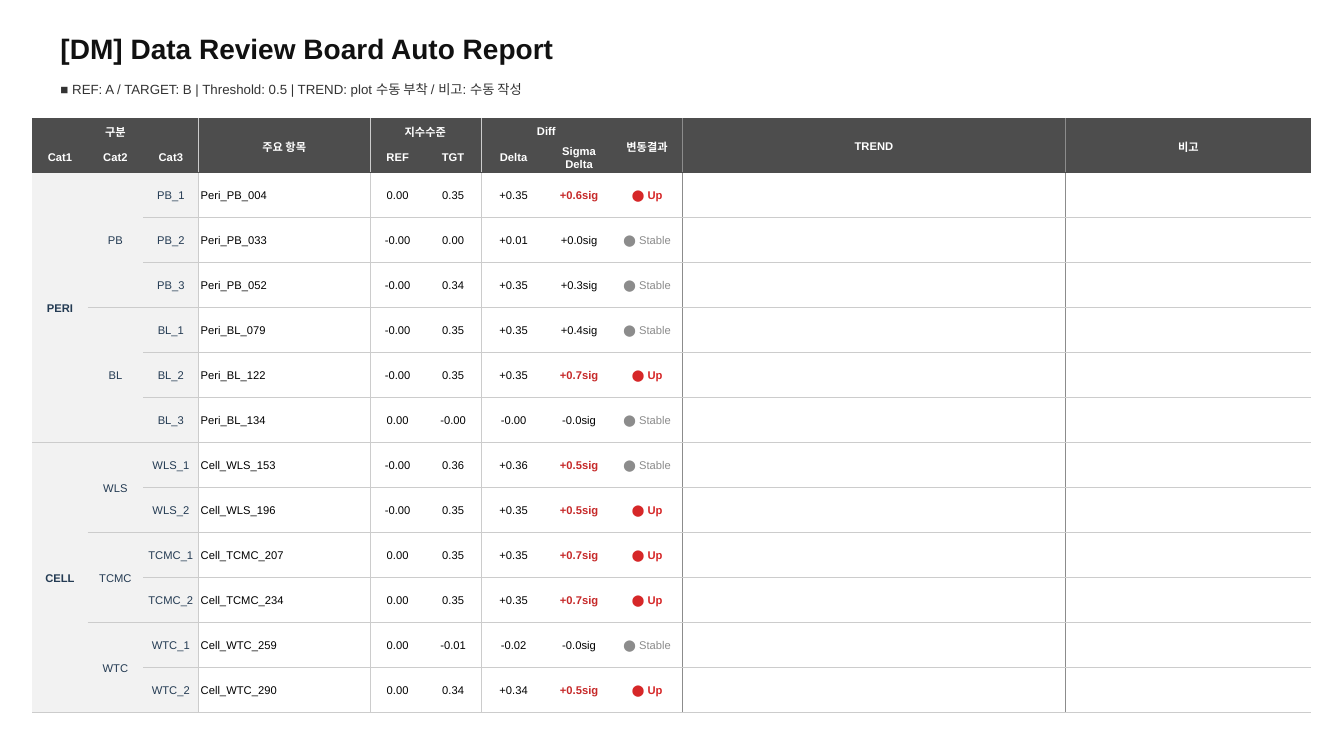
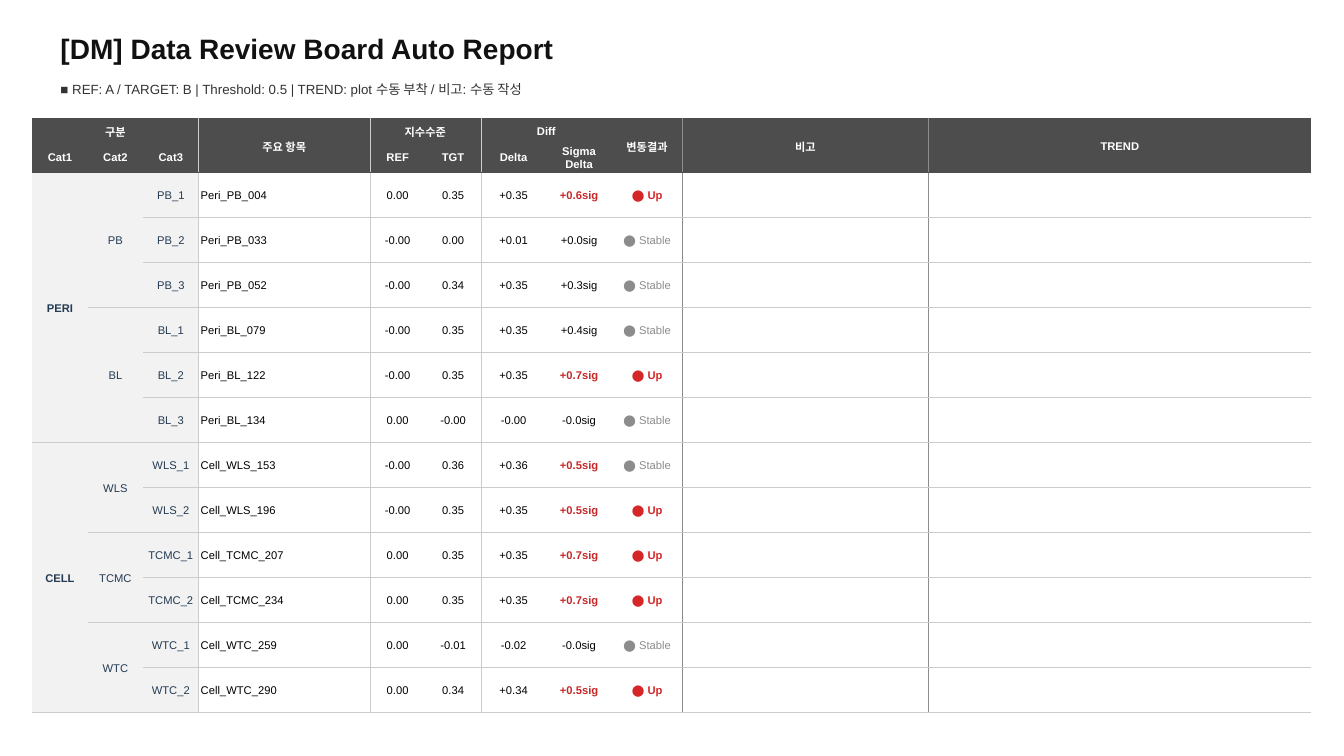
Before and after one commit to parktj4264/DRB-Code, a slide deck: slide 1 of output/sigma_summary_latest.pptx. Drawn at 1344x756 pixels with LibreOffice and Linux fonts; fonts in the diff are those of the drawing. Boxes give left, top, right and bottom in pixels: in the first picture for what was removed or moved away, otherwise in the second. Text is boxed around its words. In the diff, an @@ line names an element or a change of style, - is before the commit and + after.

```diff
--- a/output/sigma_summary_latest.pptx
+++ b/output/sigma_summary_latest.pptx
@@ table at box(32, 119, 1312, 706) @@
-row 1, column 10: TREND
+row 1, column 10: 비고
-row 1, column 11: 비고
+row 1, column 11: TREND
```
Also in this commit, not shown: 2 other files.
